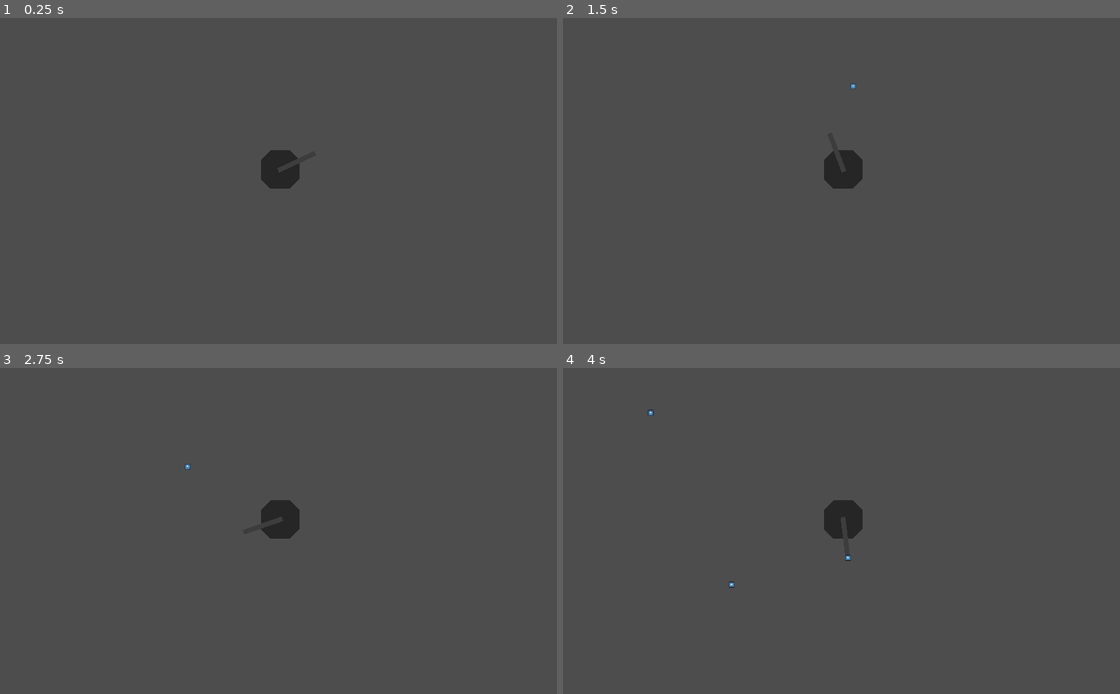
Above: before the commit, frames 1-4 (two rows, left to right).
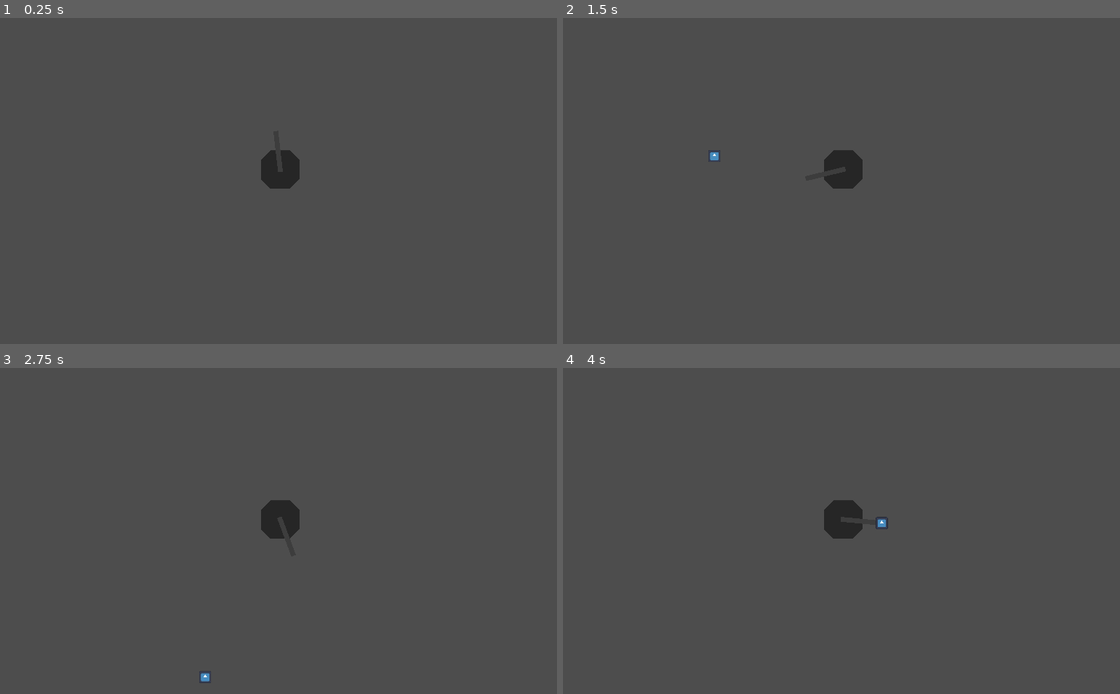
Above: after the commit, the same moments.

Repository: lighthouse-studios-my/eb-87
Game: Godot game, scene res://scenes/main/main.tscn
Same seed, same stepped clock (60 frames per second), same inputs: the game is played once before the commit and once after it. The engine's default icon, where the game draws it, is replaced by a stand-in: a white triangle on a blue panel in a dark square.
Inputs:
- Up to frame 1 (0.25 s): no input
- Up to frame 2 (1.5 s): hold D (move_right) 0.53-1.28 s; hold Space (dodge) 0.53-1.28 s; hold S (move_down) from 1.28 s (still down); tap Space (dodge) at 1.35 s
- Up to frame 3 (2.75 s): release S (move_down) at 2.03 s; hold D (move_right) from 2.03 s (still down); hold Space (dodge) from 2.03 s (still down)
- Up to frame 4 (4 s): release D (move_right) at 2.78 s; release Space (dodge) at 2.78 s; hold W (move_up) 2.78-3.53 s; tap Space (dodge) at 2.85 s; hold A (move_left) from 3.53 s (still down); hold Space (dodge) from 3.53 s (still down)

The runs differ from the first frame. In frame 2, less than 0.1% of the frame differs, in the area x 26-53%, y 20-45%; in frame 3, less than 0.1%; in frame 4, less than 0.1%, in the area x 15-59%, y 12-68%.

Commit message:
fixed bugs stat tweaks

Diff:
--- a/src/entities/enemies/enemy.gd
+++ b/src/entities/enemies/enemy.gd
@@ -1,7 +1,7 @@
 extends CharacterBody2D
 
 
-@export var speed := 200.0
+@export var speed := 100.0
 @export var health := 1
 
 var target = null
--- a/src/entities/player/player.gd
+++ b/src/entities/player/player.gd
@@ -55,6 +55,8 @@
 func hurt(damage) -> void:
 	health -= damage
 
+	if get_collision_layer_value(1) == false: return
+
 	if health <= 0:
 		die()
 		return
--- a/src/entities/player/player.tscn
+++ b/src/entities/player/player.tscn
@@ -20,6 +20,7 @@
 one_shot = true
 
 [node name="InvulnerabilityCooldownTimer" type="Timer" parent="."]
+wait_time = 5.0
 one_shot = true
 
 [connection signal="timeout" from="DodgeDurationTimer" to="." method="_on_dodge_duration_timer_timeout"]
--- a/src/entities/turret/turret.gd
+++ b/src/entities/turret/turret.gd
@@ -44,7 +44,7 @@
 
 
 func aim_at(pos: Vector2) -> void:
-	_pivot.rotation = lerp_angle(_pivot.rotation, get_angle_to(pos), 0.01)
+	_pivot.rotation = lerp_angle(_pivot.rotation, get_angle_to(pos), 0.05)
 
 
 func _calculate_direction() -> Vector2:
--- a/src/misc/spawner/spawner.gd
+++ b/src/misc/spawner/spawner.gd
@@ -7,7 +7,7 @@
 
 @export var spawn_interval = 1.0 : set = set_spawn_interval, get = get_spawn_interval
 @export var max_pack_size = 3 : set = set_max_pack_size
-@export var max_offset_distance := 100
+@export var max_offset_distance := 200
 
 @onready var context: Node = get_parent()
 
@@ -22,8 +22,8 @@
 
 
 func spawn_pack() -> void:
+	var pack_size := _rng.randi_range(max_pack_size - 1, max_pack_size)
 	_spawn_point.progress_ratio = _rng.randf()
-	var pack_size := _rng.randi_range(1, max_pack_size)
 
 	for _i in range(pack_size):
 		spawn(_offset_position(_spawn_point.global_position))
--- a/src/scenes/main/main.gd
+++ b/src/scenes/main/main.gd
@@ -7,9 +7,13 @@
 
 
 func _ready():
-	spawner.spawn_pack()
+	pass
 
 
 func _physics_process(delta):
 	if is_instance_valid(player) and not player.is_queued_for_deletion():
 		turret.aim_at(player.position)
+
+
+func _on_enemy_spawn_timer_timeout():
+	spawner.spawn_pack()
--- a/src/scenes/main/main.tscn
+++ b/src/scenes/main/main.tscn
@@ -8,12 +8,17 @@
 [node name="Main" type="Node2D"]
 script = ExtResource("1_mgw4m")
 
+[node name="EnemySpawnTimer" type="Timer" parent="."]
+autostart = true
+
 [node name="Turret" parent="." instance=ExtResource("4_vglex")]
 position = Vector2(926, 502)
+projectile_speed = 600
+projectile_size_scale = 2
 
 [node name="Player" parent="." instance=ExtResource("1_an0ov")]
 position = Vector2(555, 502)
 
 [node name="Spawner" parent="." instance=ExtResource("2_jthal")]
 
-[node name="Timer" type="Timer" parent="."]
+[connection signal="timeout" from="EnemySpawnTimer" to="." method="_on_enemy_spawn_timer_timeout"]
